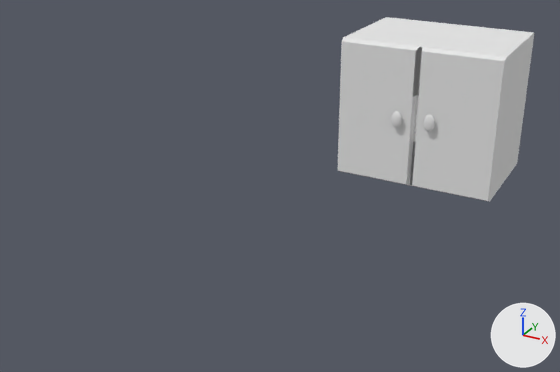
Renders of the OBJ model GroupGame/Assets/Models/Kitchen/KitchenLayout/Cupboard/CupboardUV.obj from each side of a commit.
Both versions are drawn from a 50 mm lens placed at (62.2, -61.0, 56.4), pointed at (21.5, 13.1, 19.4). Lighting does not change. The marker at lower right points along +X, +Y and +Z. Where no turn or scale is listed for an object, it has been applied to the vertices. Vertices at the same position are counted once.

Objects in the first picture: 'CupboardUV'.
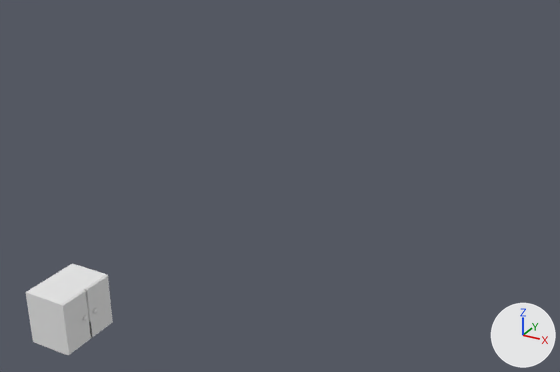
Changed parts and their boxes [x1, y1, x2, y2] in the pictures (560 x 372 px; the box of a moved part takes in the faces that stretch with it):
'CupboardUV', reshaped (55% narrower, 51% shorter)
    before: [338, 17, 534, 202]
    after: [25, 264, 113, 355]
part 1 of me_cupboarduv, moved or reshaped
    before: [338, 17, 534, 202]
    after: [25, 264, 113, 355]
part 2 of me_cupboarduv, moved or reshaped
    before: [391, 111, 402, 128]
    after: [83, 316, 87, 321]
part 3 of me_cupboarduv, moved or reshaped
    before: [424, 115, 434, 132]
    after: [94, 309, 97, 313]

The edits, one by one:
me_cupboarduv has 856 vertices, 884 faces and spans x 26.9..45.1, y 16.7..30.8, z 20.6..36.8.
me_cupboarduv is used by ob_cupboarduv; location (0.0, 0.0, 0.0).
me_cupboarduv part 1: the loose piece of 52 vertices spanning x 26.9..45.1, y 17.4..30.8, z 20.6..36.8 is turned 90 degrees about the z axis through its middle and scaled by 0.439, then moved by (-35.8, -25.8, -24.6).
me_cupboarduv part 2: the loose piece of 402 vertices spanning x 33.5..34.7, y 16.7..17.4, z 27.6..29.6 is turned 90 degrees about the z axis through its middle and scaled by 0.369, then moved by (-30.8, -19.7, -24.5).
me_cupboarduv part 3: the loose piece of 402 vertices spanning x 37.2..38.4, y 16.7..17.4, z 27.8..29.8 is multiplied about its middle by the matrix ((0.0, -0.369, 0.0), (-0.369, 0.0, 0.0), (0.0, 0.0, -0.369)), then moved by (-34.6, -17.8, -24.6).
